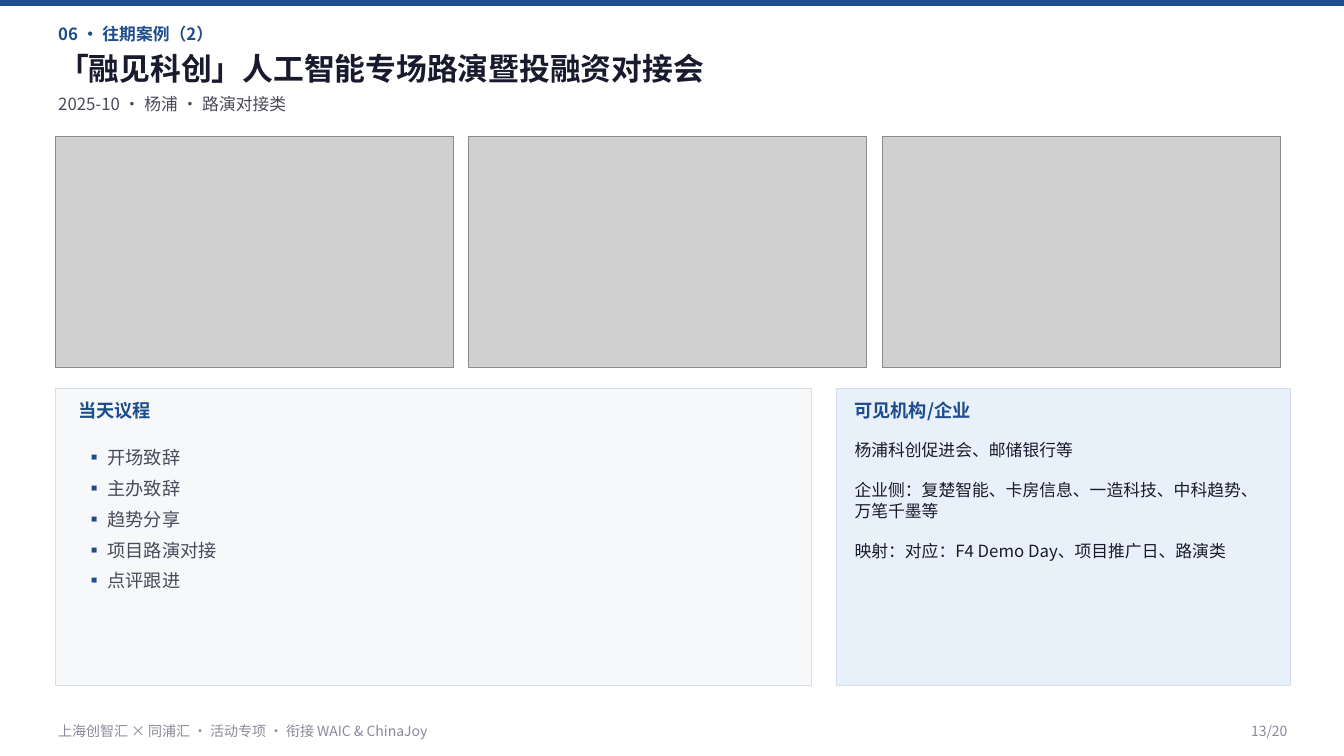
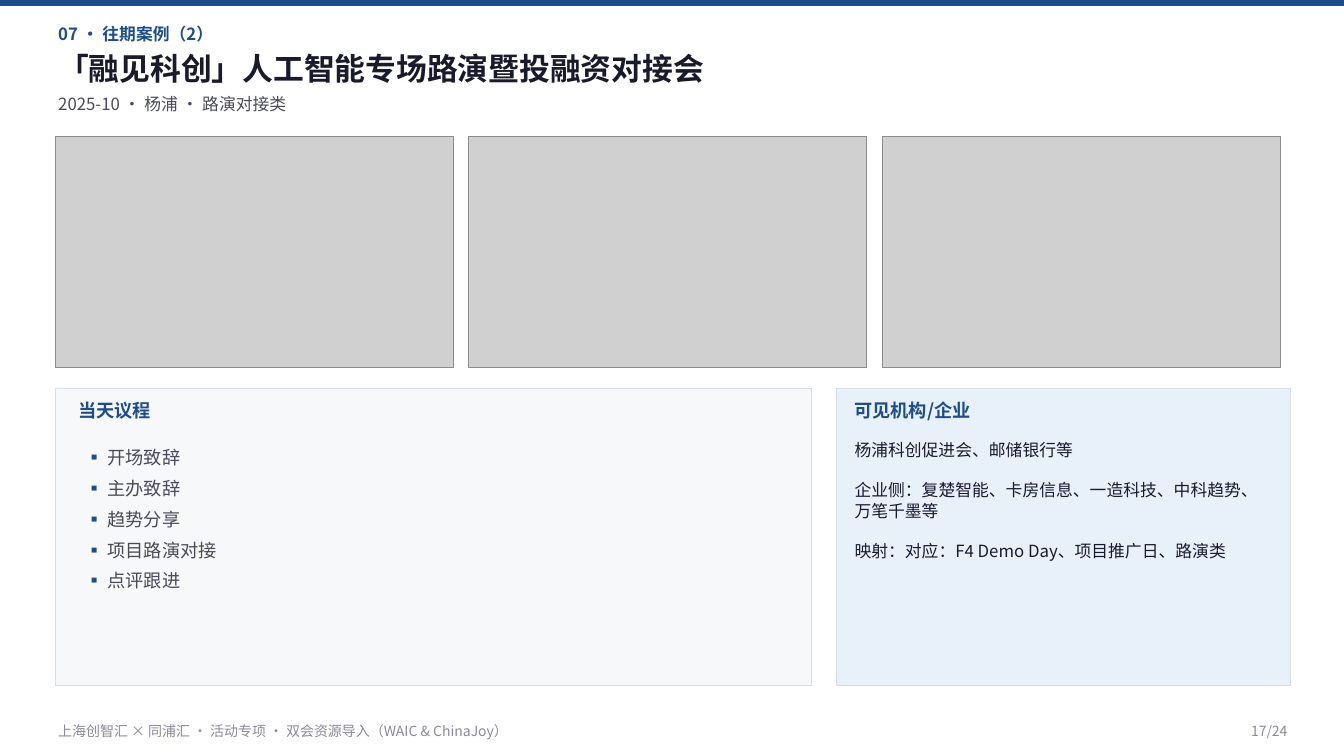
Before and after one commit to hujigang2010-maker/AIDEN, a slide deck: slide 17 of proposal/chuangzhihui-30-events-plan.pptx (slide 13 before the commit). Drawn at 1344x756 pixels with LibreOffice and Linux fonts; fonts in the diff are those of the drawing; grey boxes stand for pictures. Boxes give left, top, right and bottom in pixels: in the first picture for what was removed or moved away, otherwise in the second. Text is boxed around its words. In the diff, an @@ line names an element or a change of style, - is before the commit and + after.

```diff
--- a/proposal/chuangzhihui-30-events-plan.pptx
+++ b/proposal/chuangzhihui-30-events-plan.pptx
@@ text at <box>58,25,213,42</box>: text changed @@
-06 · 往期案例（2）
+07 · 往期案例（2）
@@ text at <box>58,724,508,739</box>: text changed @@
-上海创智汇 × 同浦汇 · 活动专项 · 衔接 WAIC & ChinaJoy
+上海创智汇 × 同浦汇 · 活动专项 · 双会资源导入（WAIC & ChinaJoy）
@@ text at <box>1251,725,1287,738</box>: text changed @@
-13/20
+17/24
```
Also in this commit, not shown: 18 other slides changed, 5 slides added, 1 slide removed, 14 other files.
